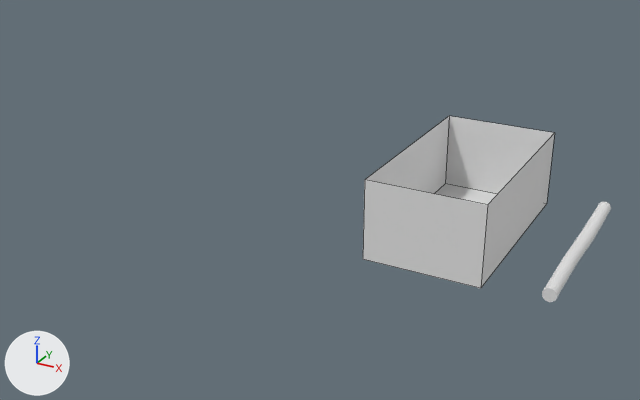
One commit to the Blender file FinalProject/obj-development/cabana.blend: the scene before it, then after it.
Camera for both pictures: a camera (50 mm lens) standing at (8.22, -24.05, 11.73) and looking at (-5.17, 0.28, -0.44). Every picture has the same lights, and +X, +Y and +Z are marked at lower left. Mesh edges are drawn as thin lines on the coarser meshes.
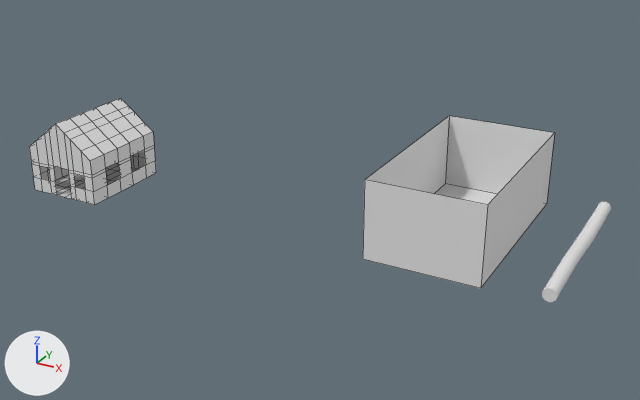
Boxes [x1, y1, x2, y2] around the edits, measured in the pictures (640 x 400 px):
'Cube.001', added
    after: [29, 98, 156, 205]

Diff of the bpy script that builds the scene:
```diff
--- a/FinalProject/obj-development/cabana.blend.py
+++ b/FinalProject/obj-development/cabana.blend.py
@@ me_cube_001 @@
+me_cube_001.from_pydata(...)  # 100 vertices, 84 faces; spans x 0.0..1.0, y -1.0..1.0, z -1.0..0.82
@@ ob_cube_001 @@
+ob_cube_001 = bpy.data.objects.new('Cube.001', me_cube_001)
+ob_cube_001.location = (-15.0, 0.0, 0.0)
+ob_cube_001.scale = (1.5, 1.8, 1.59)
+_m = ob_cube_001.modifiers.new('Mirror', 'MIRROR')
+_m.use_clip = True
```
